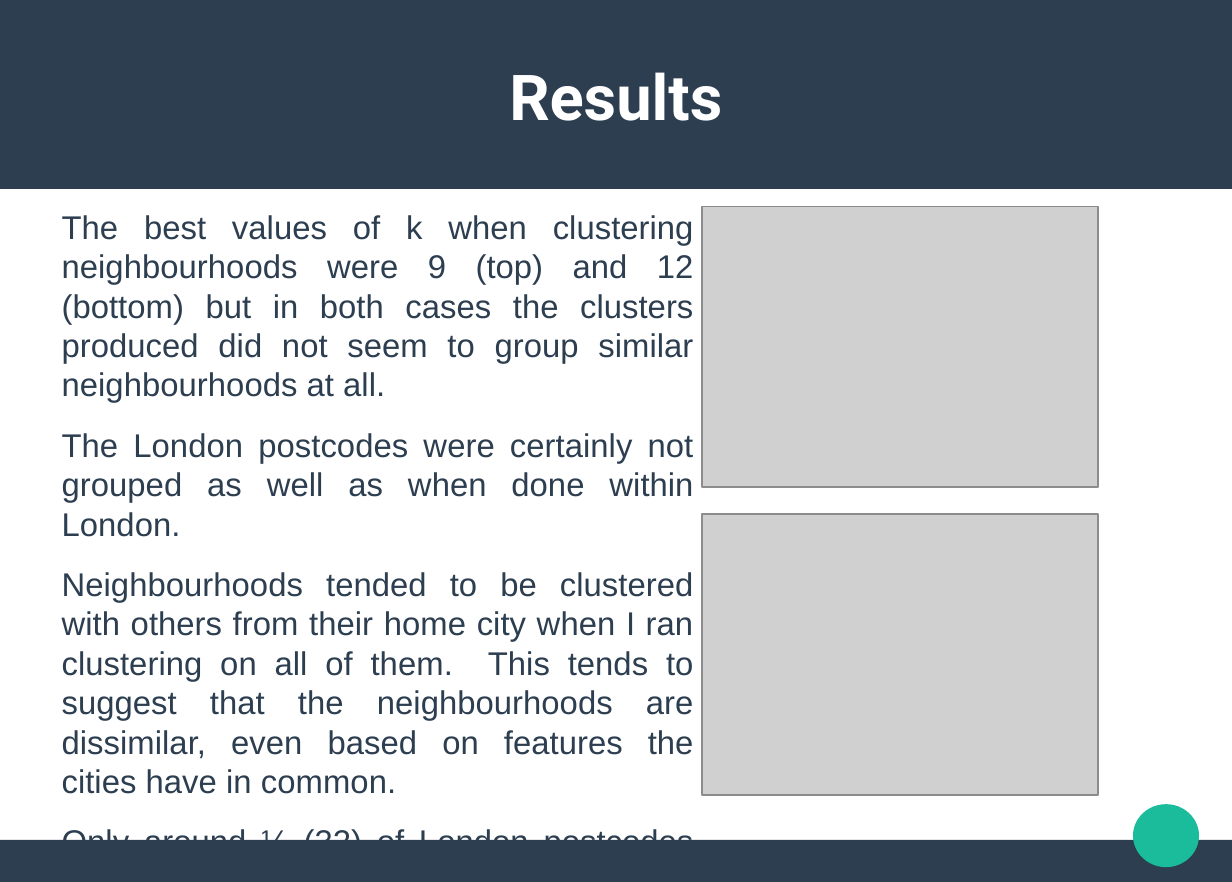
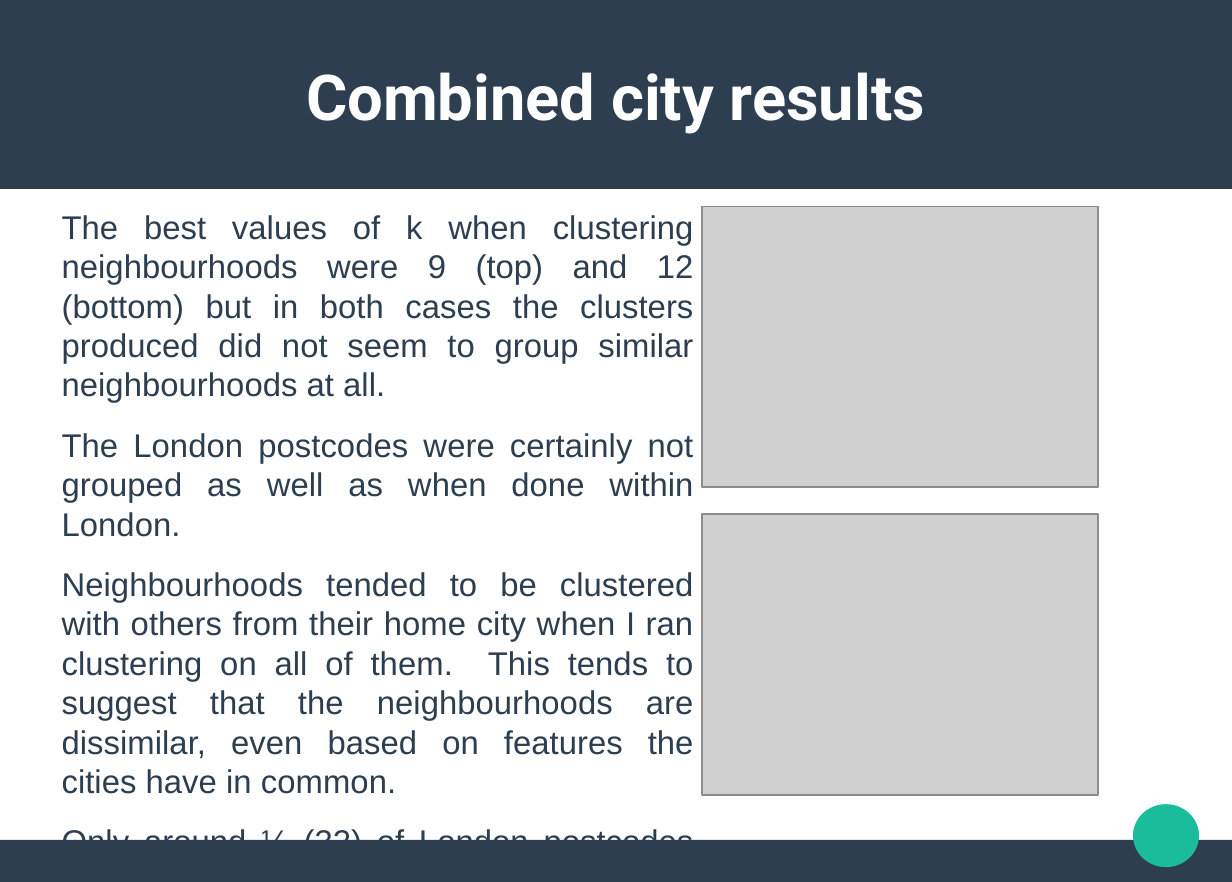
Before and after one commit to TobyCadoux/Coursera_Capstone, a slide deck: slide 8 of Report+Presentation/Presentation.odp. Drawn at 1232x882 pixels with LibreOffice and Linux fonts; fonts in the diff are those of the drawing; grey boxes stand for pictures. Boxes give left, top, right and bottom in pixels: in the first picture for what was removed or moved away, otherwise in the second. Text is boxed around its words. In the diff, an @@ line names an element or a change of style, - is before the commit and + after.

```diff
--- a/Report+Presentation/Presentation.odp
+++ b/Report+Presentation/Presentation.odp
@@ text at box(306, 72, 925, 134): text changed @@
-Results
+Combined city results
```
Also in this commit, not shown: 1 other slide changed, 7 other files.
